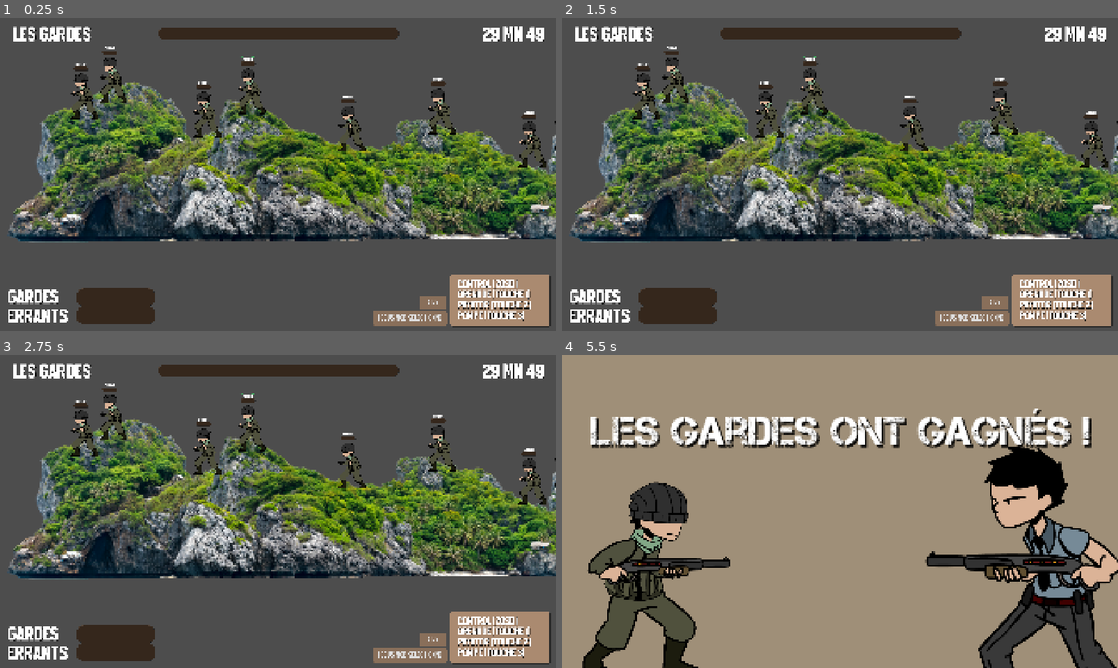
Above: before the commit, frames 1-4 (two rows, left to right).
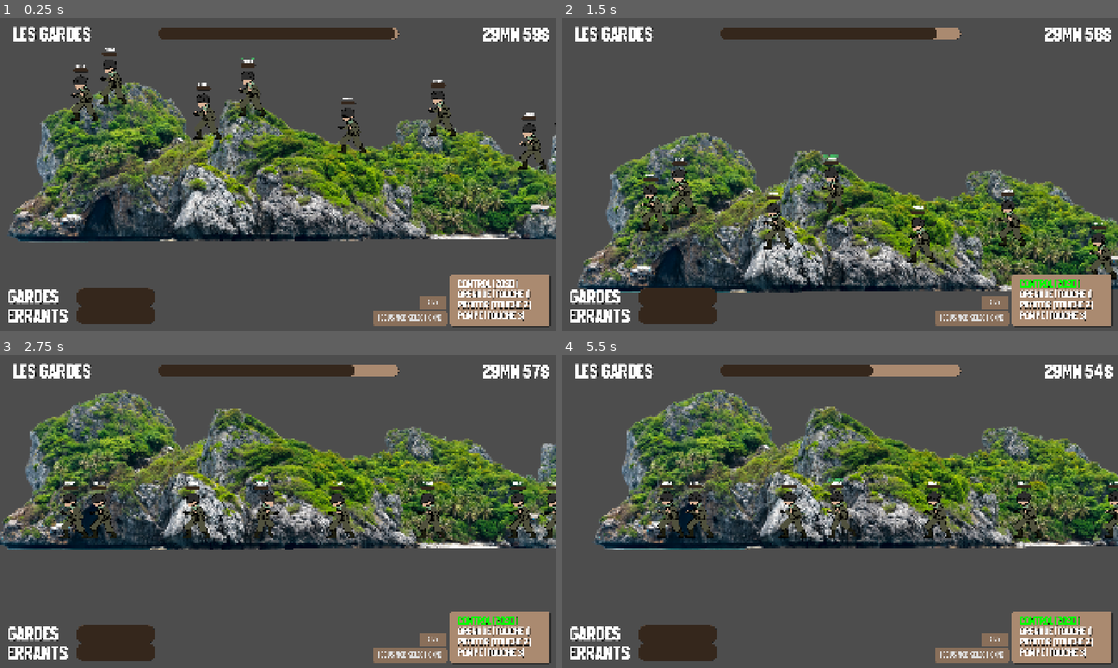
Above: after the commit, the same moments.

Repository: t0qen/baudo-game-jam-autumn
Game: Godot game, scene res://scenes/main.tscn
Two runs of this game, one before a commit and one after it. Both use one fixed random seed, a clock stepped at 60 frames per second and the inputs below. The engine's default icon, where the game draws it, is replaced by a stand-in: a white triangle on a blue panel in a dark square. Sound files missing from this copy of the repository are replaced by a short silence.
Inputs:
- Up to frame 1 (0.25 s): no input
- Up to frame 2 (1.5 s): hold D (right) 0.53-1.28 s; hold Down (camera_down) 0.53-1.28 s; tap Space (jump) at 0.77 s; tap Left (camera_left) at 0.8, 1.35 s; hold A (left) from 1.28 s (still down)
- Up to frame 3 (2.75 s): tap Space (jump) at 1.52 s; tap Right (camera_right) at 1.55 s; release A (left) at 2.03 s; hold D (right) from 2.03 s (still down); hold Right (camera_right) from 2.03 s (still down); tap Up (camera_up) at 2.3 s
- Up to frame 4 (5.5 s): release Right (camera_right) at 2.78 s; tap Up (camera_up) at 2.85 s; tap Space (jump) at 3.02, 3.77, 4.52 s; tap Down (camera_down) at 3.05 s; release D (right) at 3.53 s; hold W (aim_left) 3.53-4.28 s; hold A (left) from 3.53 s (still down); tap Left (camera_left) at 3.8 s; tap S (aim_right) at 4.35 s; tap Right (camera_right) at 4.55 s; hold Up (camera_up) from 5.03 s (still down); tap 1 (bomb) at 5.1 s

The runs differ from the first frame. In frame 1, 2.1% of the frame differs, in the area x 12-100%, y 2-49%; in frame 2, 46%; in frame 3, 41%; in frame 4, 95%, in the area x 0-100%, y 0-100%.
Error before the commit: Invalid assignment of property or key 'paused' with value of type 'bool' on a base object of type 'null instance'. (res://scripts/main.gd:179)

Commit message:
finally worked

Diff:
--- a/scenes/errants.tscn
+++ b/scenes/errants.tscn
@@ -3,5 +3,4 @@
 [ext_resource type="PackedScene" uid="uid://dreipx6w1ycb6" path="res://scenes/templates/bidule_template.tscn" id="1_qhai5"]
 
 [node name="errants" instance=ExtResource("1_qhai5")]
-collision_layer = 9
-collision_mask = 4
+collision_mask = 12
--- a/scenes/gardes.tscn
+++ b/scenes/gardes.tscn
@@ -3,13 +3,16 @@
 [ext_resource type="PackedScene" uid="uid://dreipx6w1ycb6" path="res://scenes/templates/bidule_template.tscn" id="1_nbgwk"]
 
 [node name="gardes" instance=ExtResource("1_nbgwk")]
-light_mask = 2
-visibility_layer = 7
-collision_layer = 10
-collision_mask = 4
+collision_layer = 2
+collision_mask = 12
 
 [node name="Label" parent="ui" index="1"]
 text = "GARDE"
 
+[node name="Area" type="Polygon2D" parent="aim_gauche/Pompe" index="0"]
+visible = false
+color = Color(1, 1, 1, 0.36862746)
+polygon = PackedVector2Array(-326, -24, -327, -23, -328, -22, -329, -21, -330, -20, -331, -18, -332, -15, -332, -13, -332, -11, -332, -9, -332, -6, -331, -3, -329, 0, -327, 2, -326, 3, -935, 222, -935, -296)
+
 [node name="pivot2" parent="." index="6"]
 rotation = 0.010338243
--- a/scripts/camera_2d.gd
+++ b/scripts/camera_2d.gd
@@ -1,6 +1,6 @@
 extends Camera2D
 
-@export var deplacement : float = 2
+@export var deplacement : float = 20
 @export var zoomForce : float = 2
 
 var base_zoom : Vector2 = Vector2(0.2, 0.2)
@@ -21,12 +21,13 @@
 	pass
 
 func _physics_process(delta: float) -> void:
-	var movementsVect : Vector2 = Input.get_vector("camera_right", "camera_left", "camera_down", "camera_up")
+	var movementsVect : Vector2 = Input.get_vector("camera_left", "camera_right", "camera_down", "camera_up")
 	global_position += (movementsVect * deplacement)
 	var zoomVar = Input.get_axis("camera_zoom_down", "camera_zoom_up")
 	zoom += Vector2(zoomVar, zoomVar) * zoomForce
-	#if !zoomVar && !movementsVect:
-		#global_position = BiduleManager.get_mob_position()
+	if !zoomVar && !movementsVect:
+		await get_tree().create_timer(2).timeout
+		global_position = BiduleManager.get_mob_position()
 
 	#if Input.is_action_pressed("camera_right"):
 		#isfocus = false
--- a/scripts/main.gd
+++ b/scripts/main.gd
@@ -40,7 +40,7 @@
 	spawn_mobs()
 	initialize_ui()
 	start()
-	get_tree().paused = true
+
 	# TODO faire un system de spawn -> besoin de la map avant
 	# TODO base life mob
 	# plus set_current()
@@ -67,7 +67,7 @@
 		var current_garde = gardes.instantiate()
 		current_garde.global_position = current_sp.global_position
 		current_garde.set_current(1)
-		$team_container/team_errants.add_child(current_garde)
+		$team_container/team_gardes.add_child(current_garde)
 	#for i in range(VarBidules.nbr_errants):
 		#var current_sp = $"spawns-points/errants".get_child(randi_range(0, 9))
 		#if current_sp in errants_taken_sp:
@@ -160,9 +160,11 @@
 		if mob_a.is_alive:
 			team_a_mobs.append(mob_a)
 	team_b_mobs.clear()
+	print("TEAN A, ", team_a_mobs)
 	for mob_b in $team_container/team_gardes.get_children():
 		if mob_b.is_alive:
 			team_b_mobs.append(mob_b)
+	print("TEAN B, ", team_a_mobs)
 	if team_a_mobs.is_empty():
 		print("TEAM B GAGNE")
 		get_tree().paused = true
